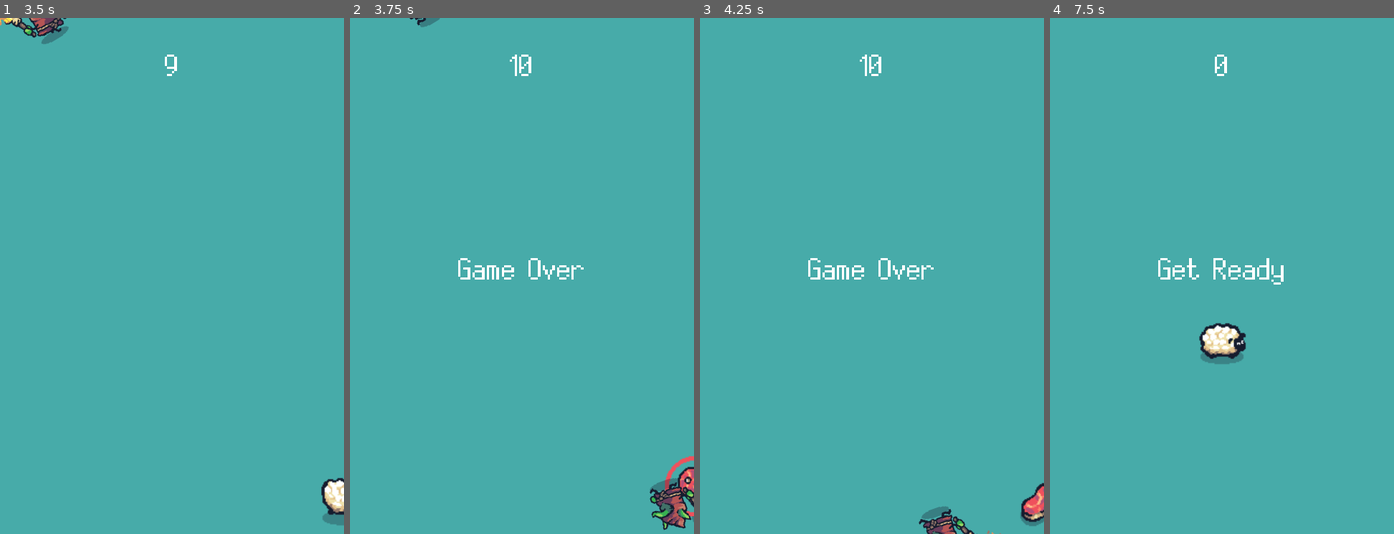
Above: before the commit, frames 1-4 (left to right).
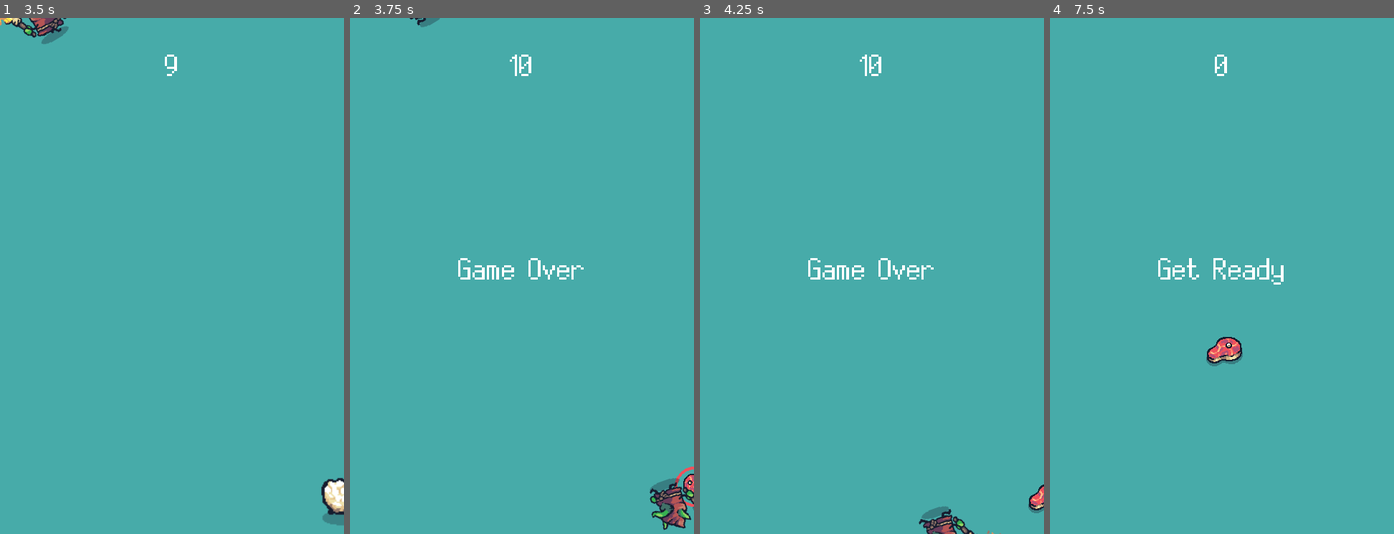
Above: after the commit, the same moments.

Repository: phibkro/shear-chaos
Game: Godot game, scene res://src/main.tscn
The game is run twice, just before and just after one commit, with the same random seed, the same clock (stepped at 60 frames per second) and the same inputs.
Inputs:
- Up to frame 1 (3.5 s): click "Start" at 0.5 s; hold Right (move_right) 1.28-2.03 s; hold Down (move_down) 2.03-2.78 s; hold Right (move_right) from 2.78 s (still down)
- Up to frame 2 (3.75 s): release Right (move_right) at 3.53 s; hold Up (move_up) from 3.53 s (still down)
- Up to frame 3 (4.25 s): keep holding Up (move_up)
- Up to frame 4 (7.5 s): release Up (move_up) at 4.28 s; hold Left (move_left) 4.28-5.78 s; tap Enter at 5 s; hold Down (move_down) 5.78-6.53 s; tap Space at 6.5 s; hold Right (move_right) 6.53-7.25 s; click "Start" at 7.25 s

Frame 1 is identical in both runs. In frame 2, 0.4% of the frame differs, in the area x 91-100%, y 84-98%; in frame 3, 0.4%; in frame 4, 0.9%, in the area x 43-57%, y 59-68%.

Commit message:
feat: :sparkles: make Player death animation configurable

Diff:
--- /dev/null
+++ b/assets/Items/meat.tres
@@ -0,0 +1,60 @@
+[gd_resource type="SpriteFrames" load_steps=9 format=3 uid="uid://c01qsjvb8yoj3"]
+
+[ext_resource type="Texture2D" uid="uid://dvok134c5dydc" path="res://assets/items/meat_spawn.png" id="1_c271j"]
+
+[sub_resource type="AtlasTexture" id="AtlasTexture_0sbji"]
+atlas = ExtResource("1_c271j")
+region = Rect2(0, 0, 128, 128)
+
+[sub_resource type="AtlasTexture" id="AtlasTexture_w45t1"]
+atlas = ExtResource("1_c271j")
+region = Rect2(128, 0, 128, 128)
+
+[sub_resource type="AtlasTexture" id="AtlasTexture_oxwl3"]
+atlas = ExtResource("1_c271j")
+region = Rect2(256, 0, 128, 128)
+
+[sub_resource type="AtlasTexture" id="AtlasTexture_15k7k"]
+atlas = ExtResource("1_c271j")
+region = Rect2(384, 0, 128, 128)
+
+[sub_resource type="AtlasTexture" id="AtlasTexture_nyhiq"]
+atlas = ExtResource("1_c271j")
+region = Rect2(512, 0, 128, 128)
+
+[sub_resource type="AtlasTexture" id="AtlasTexture_gw2mc"]
+atlas = ExtResource("1_c271j")
+region = Rect2(640, 0, 128, 128)
+
+[sub_resource type="AtlasTexture" id="AtlasTexture_p5q3s"]
+atlas = ExtResource("1_c271j")
+region = Rect2(768, 0, 128, 128)
+
+[resource]
+animations = [{
+"frames": [{
+"duration": 1.0,
+"texture": SubResource("AtlasTexture_0sbji")
+}, {
+"duration": 1.0,
+"texture": SubResource("AtlasTexture_w45t1")
+}, {
+"duration": 1.0,
+"texture": SubResource("AtlasTexture_oxwl3")
+}, {
+"duration": 1.0,
+"texture": SubResource("AtlasTexture_15k7k")
+}, {
+"duration": 1.0,
+"texture": SubResource("AtlasTexture_nyhiq")
+}, {
+"duration": 1.0,
+"texture": SubResource("AtlasTexture_gw2mc")
+}, {
+"duration": 1.0,
+"texture": SubResource("AtlasTexture_p5q3s")
+}],
+"loop": false,
+"name": &"default",
+"speed": 10.0
+}]
--- a/src/characters/player.gd
+++ b/src/characters/player.gd
@@ -8,6 +8,7 @@
 	set(new_sprite):
 		sprite = new_sprite
 		update_configuration_warnings()
+@export var death_sprite: AnimatedSprite2D
 @export_range(0, 1000) var speed: int = 300
 var isAlive = true
 
@@ -17,6 +18,11 @@
 	if not sprite:
 		return ["Assign a sprite"]
 	return []
+
+
+func _ready():
+	sprite.show()
+	death_sprite.hide()
 
 
 func _process(delta):
@@ -53,11 +59,15 @@
 	position += velocity * delta
 	position = position.clamp(Vector2.ZERO, screen_size)
 
+
 func _on_body_entered(_body):
 	isAlive = false
-	sprite.play("death")
+	sprite.hide()
+	death_sprite.show()
+	death_sprite.play("default")
 	$CollisionShape2D.set_deferred("disabled", true)
 	hit.emit()
+
 
 func start(pos):
 	isAlive = true
--- a/src/main.tscn
+++ b/src/main.tscn
@@ -8,6 +8,7 @@
 [ext_resource type="TileSet" uid="uid://qf2hqmh4hx0b" path="res://assets/terrain/grass_flat.tres" id="5_52nv5"]
 [ext_resource type="SpriteFrames" uid="uid://cxn20r5ped3i5" path="res://assets/troops/sheep/sheep.tres" id="6_n0bua"]
 [ext_resource type="AudioStream" uid="uid://03udbys7cv0p" path="res://assets/sfx/explosion.wav" id="7_uckn2"]
+[ext_resource type="SpriteFrames" uid="uid://c01qsjvb8yoj3" path="res://assets/items/meat.tres" id="7_vvseb"]
 [ext_resource type="AudioStream" uid="uid://r5qlf4177kcm" path="res://assets/Three Red Hearts - Box Jump.ogg" id="9_37vov"]
 
 [sub_resource type="Curve2D" id="Curve2D_4qfgg"]
@@ -41,15 +42,19 @@
 layer_1/name = "foreground"
 layer_1/tile_data = PackedInt32Array()
 
-[node name="Player" parent="." node_paths=PackedStringArray("sprite") instance=ExtResource("1_1ufet")]
+[node name="Player" parent="." node_paths=PackedStringArray("sprite", "death_sprite") instance=ExtResource("1_1ufet")]
 position = Vector2(240, 450)
 sprite = NodePath("HappySheep")
+death_sprite = NodePath("Meat")
 
 [node name="HappySheep" type="AnimatedSprite2D" parent="Player"]
 scale = Vector2(1.5, 1.5)
 sprite_frames = ExtResource("6_n0bua")
 animation = &"idle"
 autoplay = "idle"
+
+[node name="Meat" type="AnimatedSprite2D" parent="Player"]
+sprite_frames = ExtResource("7_vvseb")
 
 [node name="MobTimer" type="Timer" parent="."]
 wait_time = 0.5
Not shown: 1 places in src/main.tscn that only renumber resources
